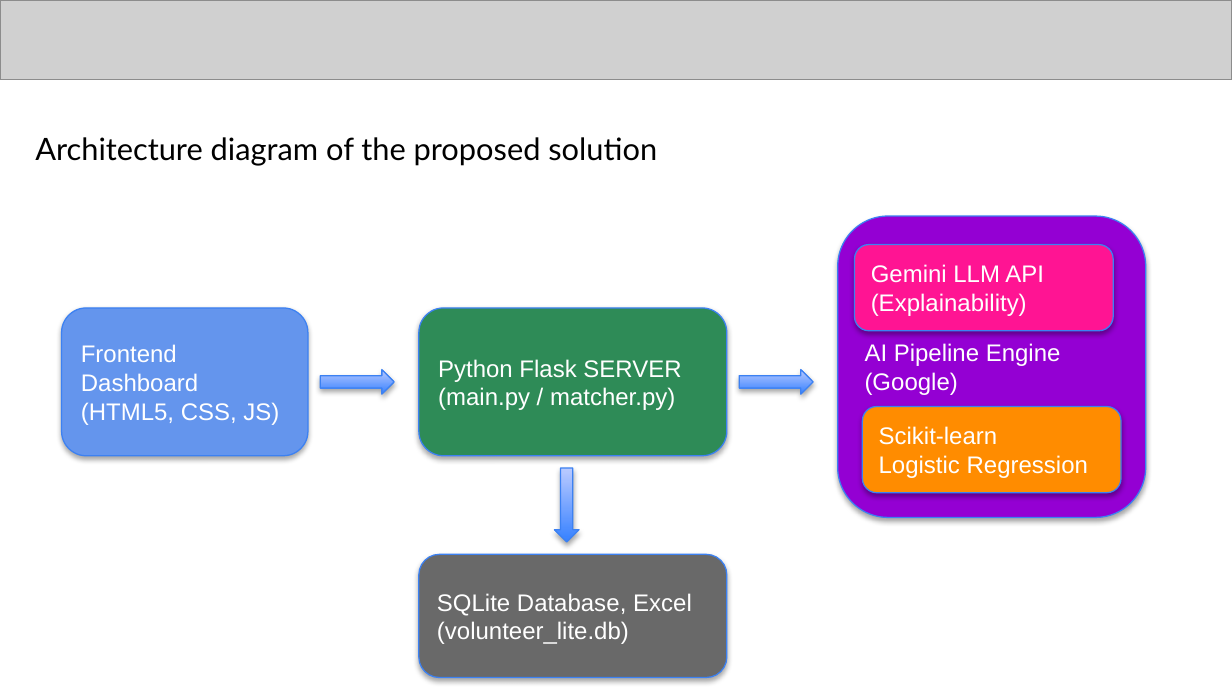
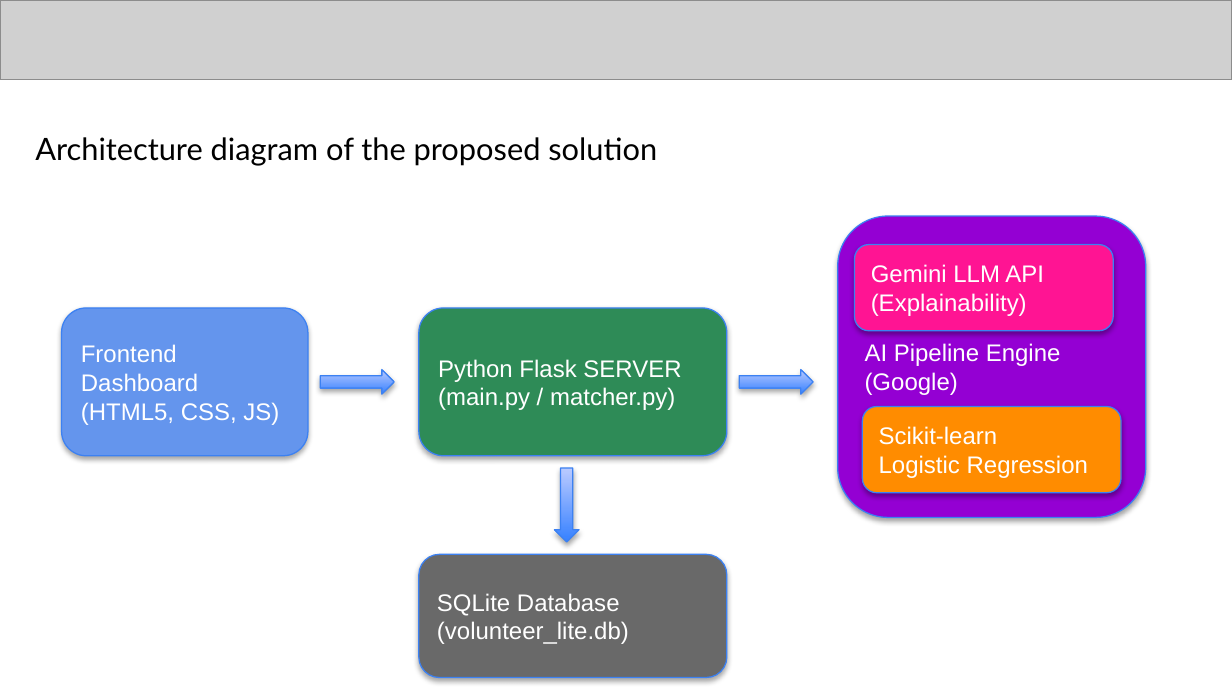
Before and after one commit to nawangdorjay/google-ai-solution-challenge--smart-resource-allocation, a slide deck: slide 8 of Final_Submission_Prototype_v2.pptx. Drawn at 1232x693 pixels with LibreOffice and Linux fonts; fonts in the diff are those of the drawing; grey boxes stand for pictures. Boxes give left, top, right and bottom in pixels: in the first picture for what was removed or moved away, otherwise in the second. Text is boxed around its words. In the diff, an @@ line names an element or a change of style, - is before the commit and + after.

```diff
--- a/Final_Submission_Prototype_v2.pptx
+++ b/Final_Submission_Prototype_v2.pptx
@@ text in rounded rectangle at (437,593,620,616): text changed @@
-SQLite Database, Excel
+SQLite Database
```
Also in this commit, not shown: 2 other slides changed, 6 other files.
